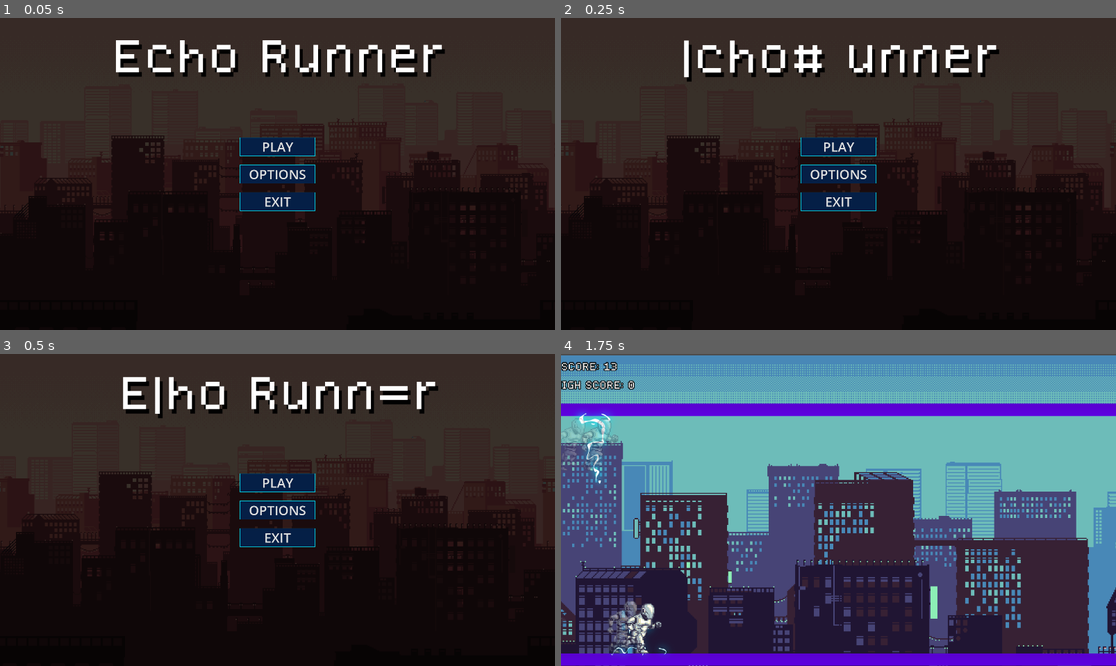
Above: before the commit, frames 1-4 (two rows, left to right).
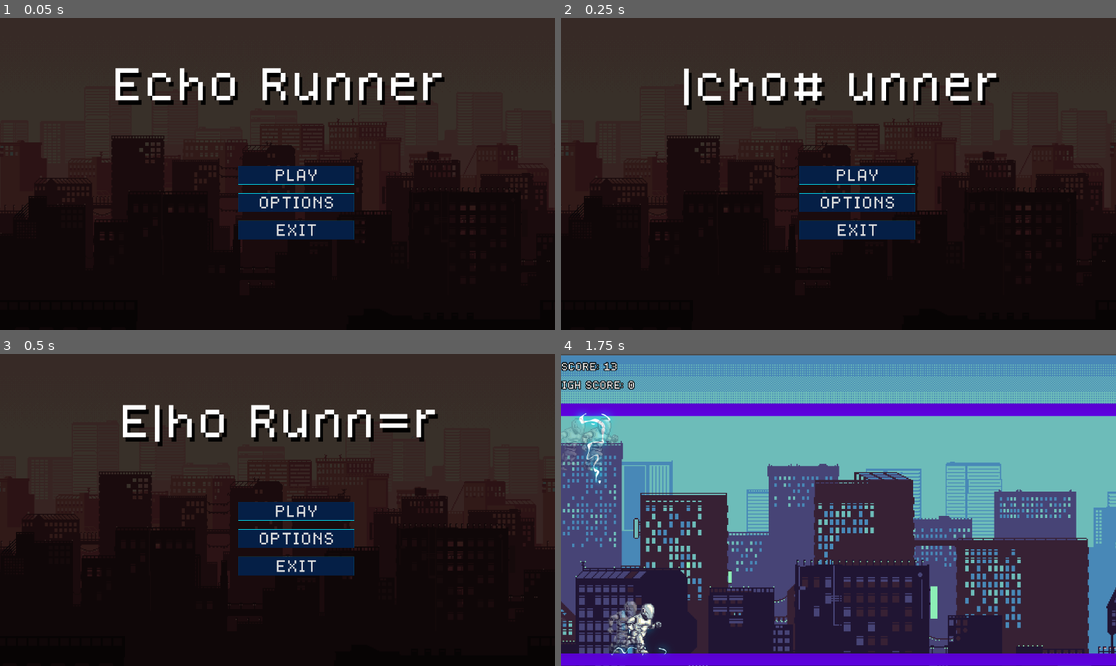
Above: after the commit, the same moments.

Repository: Diviyan20/Endless-Runner
Game: Godot game, scene res://Scenes/main_menu.tscn
Same seed, same stepped clock (60 frames per second), same inputs: the game is played once before the commit and once after it. This scene is started directly instead of the project's main scene.
Inputs (mouse positions are in pixels of both pictures, inside the frame that each line leads up to):
- Up to frame 1 (0.05 s): no input
- Up to frame 2 (0.25 s): no input
- Up to frame 3 (0.5 s): no input
- Up to frame 4 (1.75 s): click "PLAY" at 0.5 s; tap Enter (ui_accept) at 1.25, 1.52 s; move the mouse to (960, 494) at 1.27 s

The runs differ from the first frame. In frame 1, 9.4% of the frame differs, in the area x 20-81%, y 7-72%; in frame 2, 9.1%; in frame 3, 9.0%; in frame 4, nothing differs.

Commit message:
Game Over Screen

Diff:
--- /dev/null
+++ b/Scenes/game_over.tscn
@@ -0,0 +1,156 @@
+[gd_scene load_steps=15 format=3 uid="uid://dg6uv8h4775mk"]
+
+[ext_resource type="Shader" uid="uid://b7cyohpt34a62" path="res://Scripts/UI/Shaders/parallax.gdshader" id="1_8fo1c"]
+[ext_resource type="Script" uid="uid://rkww68u3ca02" path="res://Scripts/UI/game_over.gd" id="1_eoghk"]
+[ext_resource type="Texture2D" uid="uid://oep606el4fm3" path="res://Assets/UI/Main Menu/9.png" id="2_ek8ke"]
+[ext_resource type="FontFile" uid="uid://biyyhg4daxaea" path="res://Assets/UI/Fonts/dogicapixel.ttf" id="3_ek8ke"]
+[ext_resource type="AudioStream" uid="uid://cm8ptx2h7wfrs" path="res://Assets/SFX/Text Glitch Sound.mp3" id="5_14u15"]
+[ext_resource type="AudioStream" uid="uid://b8ujdd1or218u" path="res://Assets/SFX/Hover Sound.mp3" id="5_rjluv"]
+[ext_resource type="AudioStream" uid="uid://cwia1ub16axdc" path="res://Assets/SFX/Click Sound.mp3" id="7_gjtdd"]
+
+[sub_resource type="ShaderMaterial" id="ShaderMaterial_eoghk"]
+shader = ExtResource("1_8fo1c")
+
+[sub_resource type="StyleBoxFlat" id="StyleBoxFlat_14u15"]
+bg_color = Color(0.0131689, 0.0944318, 0.223491, 1)
+border_width_left = 1
+border_width_top = 1
+border_width_right = 1
+border_width_bottom = 1
+border_color = Color(0.0153957, 0.836431, 0.913236, 1)
+
+[sub_resource type="StyleBoxFlat" id="StyleBoxFlat_j3ryr"]
+bg_color = Color(0.0076822, 0.0643626, 0.167446, 1)
+border_width_left = 1
+border_width_top = 1
+border_width_right = 1
+border_width_bottom = 1
+border_color = Color(0.0153957, 0.836431, 0.913236, 1)
+
+[sub_resource type="StyleBoxFlat" id="StyleBoxFlat_rjluv"]
+bg_color = Color(0.0194818, 0.120913, 0.272841, 1)
+border_width_left = 1
+border_width_top = 1
+border_width_right = 1
+border_width_bottom = 1
+border_color = Color(0.0153957, 0.836431, 0.913236, 1)
+
+[sub_resource type="StyleBoxFlat" id="StyleBoxFlat_gjtdd"]
+bg_color = Color(0.0124112, 0.0907862, 0.216697, 1)
+border_width_left = 1
+border_width_top = 1
+border_width_right = 1
+border_width_bottom = 1
+border_color = Color(0.0153957, 0.836431, 0.913236, 1)
+
+[sub_resource type="StyleBoxFlat" id="StyleBoxFlat_uylih"]
+bg_color = Color(0.0109586, 0.0834155, 0.202959, 1)
+border_width_left = 1
+border_width_top = 1
+border_width_right = 1
+border_width_bottom = 1
+border_color = Color(0.0153957, 0.836431, 0.913236, 1)
+
+[sub_resource type="StyleBoxFlat" id="StyleBoxFlat_3817r"]
+bg_color = Color(0.0194818, 0.120913, 0.272841, 1)
+border_width_left = 1
+border_width_top = 1
+border_width_right = 1
+border_width_bottom = 1
+border_color = Color(0.0153957, 0.836431, 0.913236, 1)
+
+[node name="Game Over" type="Control"]
+layout_mode = 3
+anchors_preset = 15
+anchor_right = 1.0
+anchor_bottom = 1.0
+grow_horizontal = 2
+grow_vertical = 2
+script = ExtResource("1_eoghk")
+
+[node name="BG" type="TextureRect" parent="."]
+modulate = Color(0.408329, 0.408329, 0.408329, 1)
+texture_filter = 1
+texture_repeat = 2
+material = SubResource("ShaderMaterial_eoghk")
+layout_mode = 1
+anchors_preset = 15
+anchor_right = 1.0
+anchor_bottom = 1.0
+grow_horizontal = 2
+grow_vertical = 2
+texture = ExtResource("2_ek8ke")
+expand_mode = 2
+
+[node name="GameOver" type="Label" parent="."]
+layout_mode = 1
+anchors_preset = -1
+anchor_left = 0.183
+anchor_top = 0.17
+anchor_right = 0.821
+anchor_bottom = 0.341
+offset_left = 0.639984
+offset_top = 0.399994
+offset_right = -4.32007
+offset_bottom = -0.280029
+grow_horizontal = 2
+theme_override_colors/font_outline_color = Color(0, 0, 0, 1)
+theme_override_constants/outline_size = 36
+theme_override_fonts/font = ExtResource("3_ek8ke")
+theme_override_font_sizes/font_size = 160
+text = "Game Over"
+horizontal_alignment = 1
+vertical_alignment = 1
+
+[node name="VBoxContainer" type="VBoxContainer" parent="."]
+layout_mode = 1
+anchors_preset = -1
+anchor_left = 0.433
+anchor_top = 0.461
+anchor_right = 0.567
+anchor_bottom = 0.579
+offset_left = 0.639954
+offset_top = 5.11996
+offset_right = -0.640015
+offset_bottom = -0.320068
+grow_horizontal = 2
+grow_vertical = 2
+theme_override_constants/separation = 25
+
+[node name="Restart" type="Button" parent="VBoxContainer"]
+texture_filter = 1
+layout_mode = 2
+size_flags_vertical = 3
+theme_override_constants/outline_size = 15
+theme_override_fonts/font = ExtResource("3_ek8ke")
+theme_override_font_sizes/font_size = 29
+theme_override_styles/hover = SubResource("StyleBoxFlat_14u15")
+theme_override_styles/pressed = SubResource("StyleBoxFlat_j3ryr")
+theme_override_styles/normal = SubResource("StyleBoxFlat_rjluv")
+text = "Restart"
+
+[node name="Quit" type="Button" parent="VBoxContainer"]
+texture_filter = 1
+layout_mode = 2
+size_flags_vertical = 3
+theme_override_constants/outline_size = 15
+theme_override_fonts/font = ExtResource("3_ek8ke")
+theme_override_font_sizes/font_size = 30
+theme_override_styles/hover = SubResource("StyleBoxFlat_gjtdd")
+theme_override_styles/pressed = SubResource("StyleBoxFlat_uylih")
+theme_override_styles/normal = SubResource("StyleBoxFlat_3817r")
+text = "Quit"
+
+[node name="Hover_Sound" type="AudioStreamPlayer" parent="."]
+stream = ExtResource("5_rjluv")
+
+[node name="Glitch_Sound" type="AudioStreamPlayer" parent="."]
+stream = ExtResource("5_14u15")
+
+[node name="Click_Sound" type="AudioStreamPlayer" parent="."]
+stream = ExtResource("7_gjtdd")
+
+[connection signal="mouse_entered" from="VBoxContainer/Restart" to="." method="_on_restart_mouse_entered"]
+[connection signal="pressed" from="VBoxContainer/Restart" to="." method="_on_restart_pressed"]
+[connection signal="mouse_entered" from="VBoxContainer/Quit" to="." method="_on_quit_mouse_entered"]
+[connection signal="pressed" from="VBoxContainer/Quit" to="." method="_on_quit_pressed"]
--- a/Scenes/main_menu.tscn
+++ b/Scenes/main_menu.tscn
@@ -59,22 +59,23 @@
 
 [node name="VBoxContainer" type="VBoxContainer" parent="."]
 layout_mode = 1
-anchors_preset = 8
+anchors_preset = -1
 anchor_left = 0.5
-anchor_top = 0.5
-anchor_right = 0.5
-anchor_bottom = 0.5
-offset_left = -130.0
-offset_top = -127.5
-offset_right = 130.0
-offset_bottom = 127.5
+anchor_top = 0.592
+anchor_right = 0.574
+anchor_bottom = 0.592
+offset_left = -136.0
+offset_top = -127.36
+offset_right = 124.0
+offset_bottom = 127.64
 grow_horizontal = 2
-grow_vertical = 2
 theme_override_constants/separation = 30
 alignment = 1
 
 [node name="Play" type="Button" parent="VBoxContainer"]
 layout_mode = 2
+size_flags_vertical = 3
+theme_override_fonts/font = ExtResource("2_48xlc")
 theme_override_font_sizes/font_size = 45
 theme_override_styles/hover = SubResource("StyleBoxFlat_48xlc")
 theme_override_styles/pressed = SubResource("StyleBoxFlat_1ehe0")
@@ -83,6 +84,8 @@
 
 [node name="Options" type="Button" parent="VBoxContainer"]
 layout_mode = 2
+size_flags_vertical = 3
+theme_override_fonts/font = ExtResource("2_48xlc")
 theme_override_font_sizes/font_size = 45
 theme_override_styles/hover = SubResource("StyleBoxFlat_48xlc")
 theme_override_styles/pressed = SubResource("StyleBoxFlat_1ehe0")
@@ -91,6 +94,8 @@
 
 [node name="Exit" type="Button" parent="VBoxContainer"]
 layout_mode = 2
+size_flags_vertical = 3
+theme_override_fonts/font = ExtResource("2_48xlc")
 theme_override_font_sizes/font_size = 45
 theme_override_styles/hover = SubResource("StyleBoxFlat_48xlc")
 theme_override_styles/pressed = SubResource("StyleBoxFlat_1ehe0")
@@ -101,13 +106,12 @@
 layout_mode = 1
 anchors_preset = -1
 anchor_left = 0.2
-anchor_top = 0.044
+anchor_top = 0.089
 anchor_right = 0.804
-anchor_bottom = 0.207
-offset_left = 192.0
-offset_top = 0.479996
-offset_right = -191.68
-offset_bottom = -1.56001
+anchor_bottom = 0.294
+offset_top = 47.88
+offset_right = -0.680054
+offset_bottom = 0.480011
 grow_horizontal = 2
 theme_override_colors/font_shadow_color = Color(0, 0, 0, 1)
 theme_override_constants/shadow_offset_x = 10
--- a/Scripts/Main_Map/main_map.gd
+++ b/Scripts/Main_Map/main_map.gd
@@ -109,4 +109,4 @@
 	$Player.get_node("AnimatedSprite2D").show()
 	get_tree().paused = true
 	game_running = false
-	$Player.queue_free()
+	get_tree().change_scene_to_file("res://Scenes/game_over.tscn")
--- /dev/null
+++ b/Scripts/UI/game_over.gd
@@ -0,0 +1,115 @@
+extends Control
+
+@onready var title_label: Label = $GameOver
+@onready var buttons := [
+	$VBoxContainer/Restart,
+	$VBoxContainer/Quit
+]
+
+# Vibration/glitch settings
+@export var vibration_strength := 2.0
+@export var glitch_frequency := 0.1
+@export var glitch_duration := 0.1
+@export var burst_duration := 2.0
+@export var burst_interval := 4.0
+
+var original_title_text := ""
+var original_title_pos := Vector2.ZERO
+var is_glitching := false
+var is_burst_active := false
+var glitch_timer := 0.0
+var burst_timer := 0.0
+
+func _ready():
+	get_tree().paused = false
+	original_title_text = title_label.text
+	original_title_pos = title_label.position
+	start_burst()
+
+	for btn in buttons:
+		btn.set_meta("original_text", btn.text)
+		btn.mouse_entered.connect(_on_button_mouse_entered.bind(btn))
+		btn.mouse_exited.connect(_on_button_mouse_exited.bind(btn))
+
+
+func _process(delta):
+	if is_burst_active:
+		# Vibrate title position
+		title_label.position = original_title_pos + Vector2(
+			randf_range(-vibration_strength, vibration_strength),
+			randf_range(-vibration_strength, vibration_strength)
+		)
+
+		# Occasionally glitch text
+		glitch_timer += delta
+		if glitch_timer >= glitch_frequency and not is_glitching:
+			start_glitch()
+
+		# End burst after time
+		burst_timer += delta
+		if burst_timer >= burst_duration:
+			stop_burst()
+	else:
+		title_label.position = original_title_pos
+
+func start_burst():
+	is_burst_active = true
+	burst_timer = 0.0
+	glitch_timer = 0.0
+
+func stop_burst():
+	is_burst_active = false
+	title_label.position = original_title_pos
+	title_label.text = original_title_text
+	await get_tree().create_timer(burst_interval).timeout
+	start_burst()
+
+func start_glitch():
+	is_glitching = true
+	glitch_timer = 0.0
+	$Glitch_Sound.play()
+	title_label.text = get_glitched_text(original_title_text)
+	await get_tree().create_timer(glitch_duration).timeout
+	title_label.text = original_title_text
+	is_glitching = false
+	$Glitch_Sound.stop()
+
+func get_glitched_text(base: String) -> String:
+	var chars = base.split("")
+	var glitch_chars = ["#", "%", "&", "@", "*", "!", "|", "=", "~", " "]
+	for i in range(randi() % 3 + 1):
+		var index = randi() % chars.size()
+		chars[index] = glitch_chars[randi() % glitch_chars.size()]
+	return "".join(chars)
+
+func _on_button_mouse_entered(button: Button):
+	if not button.has_meta("original_text"):
+		return
+	var original = button.get_meta("original_text")
+	button.text = get_glitched_text(original)
+
+	await get_tree().create_timer(glitch_duration).timeout
+	# Always reset to original after glitch_duration
+	button.text = original
+
+func _on_button_mouse_exited(button: Button):
+	if button.has_meta("original_text"):
+		button.text = button.get_meta("original_text")
+
+
+func _on_restart_pressed():
+	$Click_Sound.play()
+	get_tree().change_scene_to_file("res://Scenes/Main Map.tscn")
+
+
+func _on_restart_mouse_entered():
+	$"Hover_Sound".play()
+
+
+func _on_quit_pressed():
+	$Click_Sound.play()
+	get_tree().quit()
+
+
+func _on_quit_mouse_entered():
+	$"Hover_Sound".play()
--- a/Shaders/hit_reaction.tres
+++ b/Shaders/hit_reaction.tres
@@ -60,7 +60,6 @@
 
 }
 "
-graph_offset = Vector2(-193.679, -71.322)
 mode = 1
 flags/light_only = false
 nodes/fragment/2/node = SubResource("VisualShaderNodeColorParameter_e5qul")
Not shown, added: Scripts/UI/game_over.gd.uid
